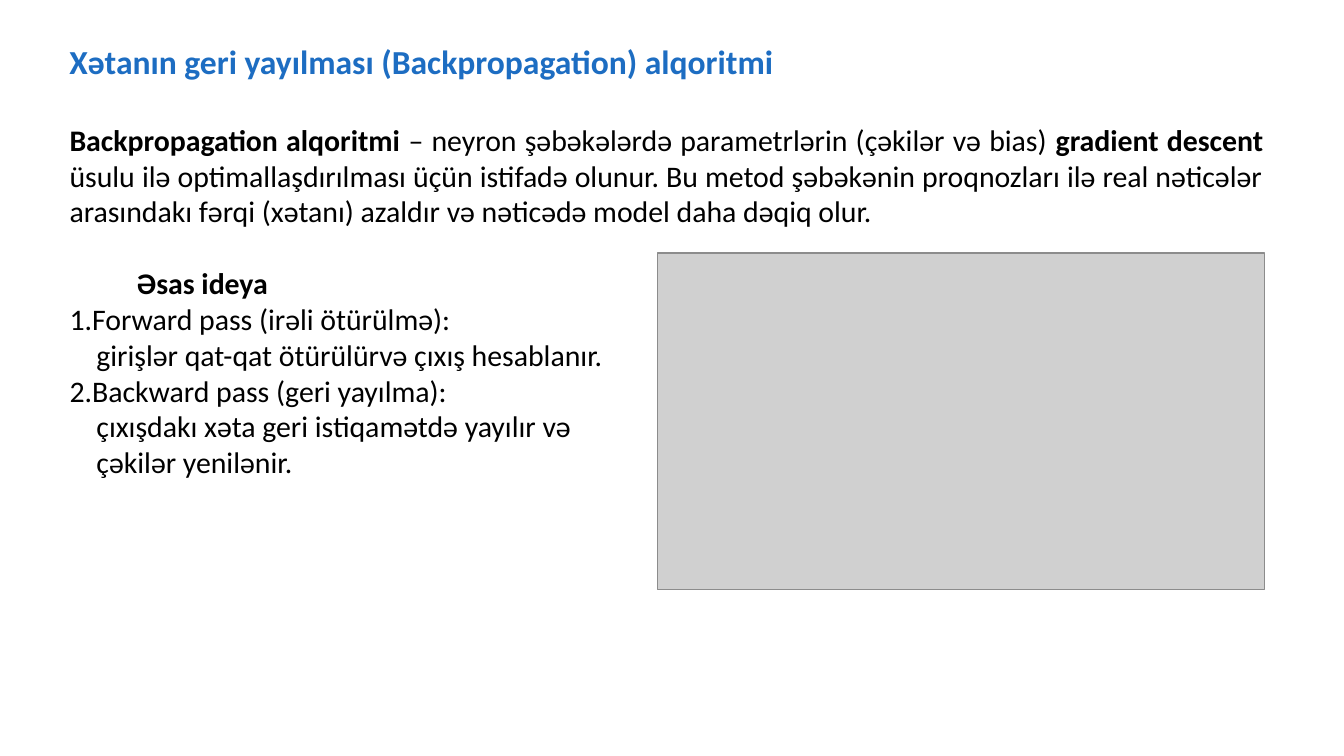
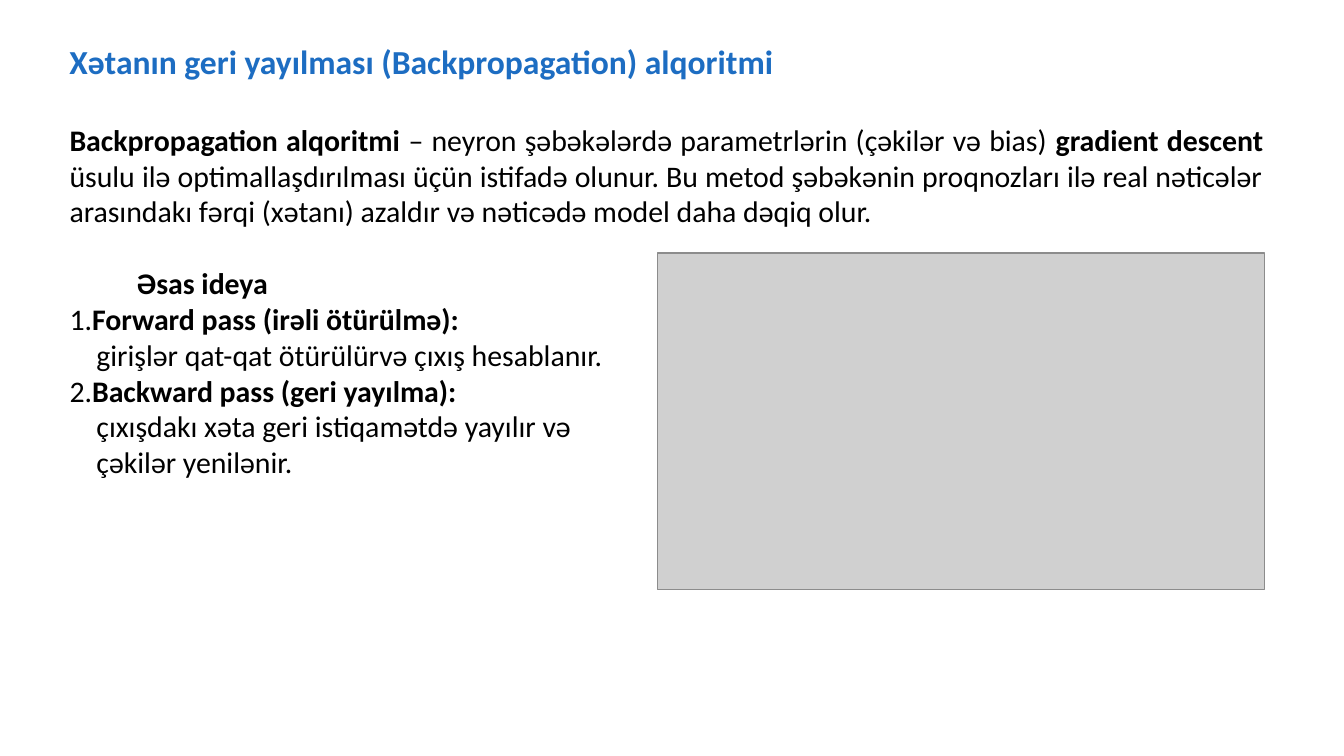
Before and after one commit to sananradjabov/ANN-ActivationFunction-sigmoid-relu-tanh, a slide deck: slide 10 of ann.pptx. Drawn at 1344x756 pixels with LibreOffice and Linux fonts; fonts in the diff are those of the drawing; grey boxes stand for pictures; background and template pictures are left out. Boxes give left, top, right and bottom in pixels: in the first picture for what was removed or moved away, otherwise in the second. Text is boxed around its words. In the diff, an @@ line names an element or a change of style, - is before the commit and + after.

Commit message:
Update presentation

```diff
--- a/ann.pptx
+++ b/ann.pptx
@@ text at <box>70,308,459,407</box>: bold on in "1.Forward pass (irəli ötürülmə):", "2.Backward pass (geri yayılma):" @@
```
Also in this commit, not shown: 1 other slide changed, 1 slide added, 1 slide removed.
